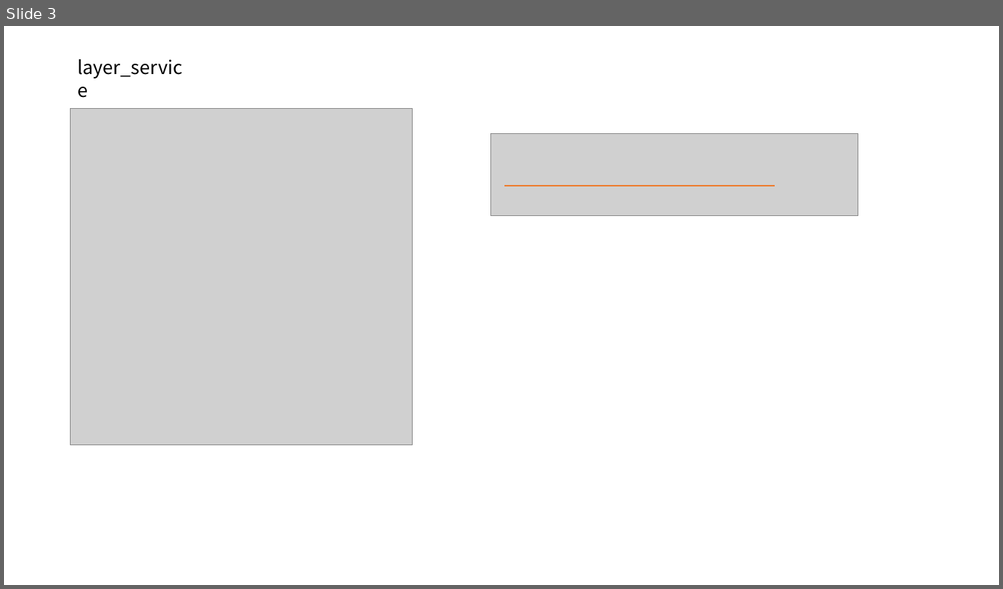
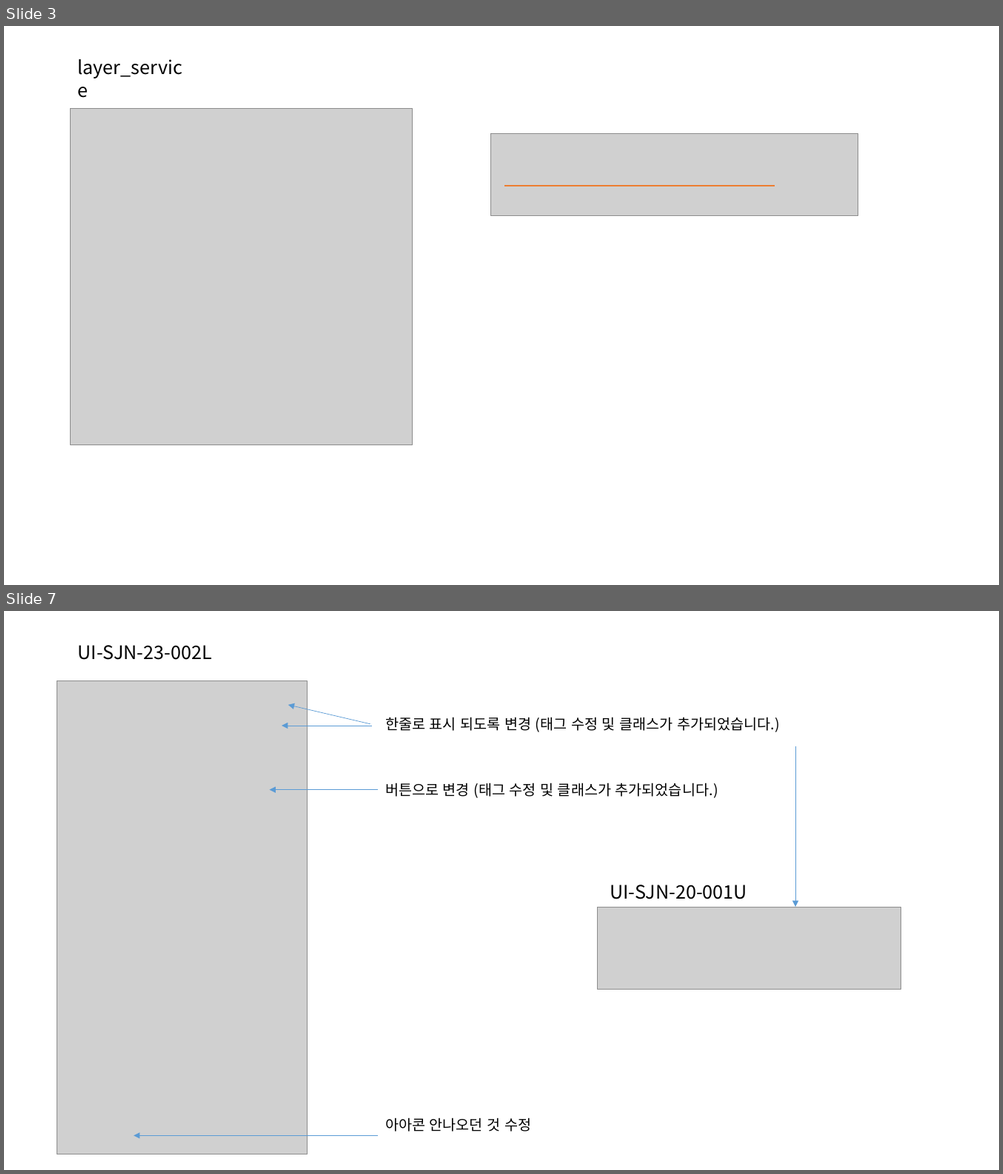
Before and after one commit to jeoungGyy/sejong, a slide deck: ppt/04-01.pptx. Shown one above the other, each under a label of ours: slide 3 before the commit, slides 3 and 7 after it; the slides between them are not shown. The pictures are 1003x589 and 1003x1174 pixels, drawn with LibreOffice and Linux fonts; fonts in the diff are those of the drawing; grey boxes stand for pictures. Boxes give left, top, right and bottom in pixels: in the first picture for what was removed or moved away, otherwise in the second. Text is boxed around its words. In the diff, an @@ line names an element or a change of style, - is before the commit and + after.

Commit message:
04-01.pptx 수정

```diff
--- a/ppt/04-01.pptx
+++ b/ppt/04-01.pptx
@@ slide 7 added at (x1=4, y1=611, x2=999, y2=1170), background #FFFFFF @@
@@ text added at (x1=78, y1=645, x2=212, y2=660), 18 pt, text #000000 @@
+UI-SJN-23-002L
@@ picture added at (x1=57, y1=681, x2=307, y2=1155) @@
@@ arrow added from (370, 724) to (288, 705), #5B9BD5 0.5 pt @@
@@ text added at (x1=385, y1=717, x2=780, y2=732), 14 pt, text #000000 @@
+한줄로 표시 되도록 변경 (태그 수정 및 클래스가 추가되었습니다.)
@@ arrow added from (372, 726) to (282, 726), #5B9BD5 0.5 pt @@
@@ arrow added from (796, 747) to (796, 907), #5B9BD5 0.5 pt @@
@@ text added at (x1=385, y1=783, x2=718, y2=798), 14 pt, text #000000 @@
+버튼으로 변경 (태그 수정 및 클래스가 추가되었습니다.)
@@ arrow added from (378, 790) to (270, 790), #5B9BD5 0.5 pt @@
@@ text added at (x1=609, y1=885, x2=747, y2=900), 18 pt, text #000000 @@
+UI-SJN-20-001U
@@ picture added at (x1=597, y1=907, x2=901, y2=989) @@
@@ text added at (x1=385, y1=1118, x2=531, y2=1132), 14 pt, text #000000 @@
+아아콘 안나오던 것 수정
@@ arrow added from (378, 1136) to (134, 1136), #5B9BD5 0.5 pt @@
```
Also in this commit, not shown: 1 slide changed, 8 other slides added, 12 other files.
